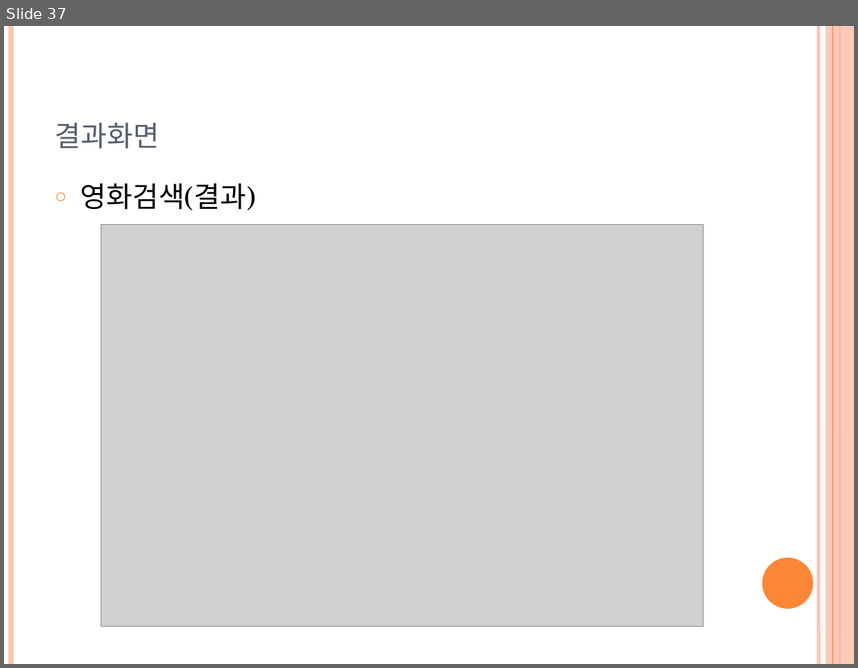
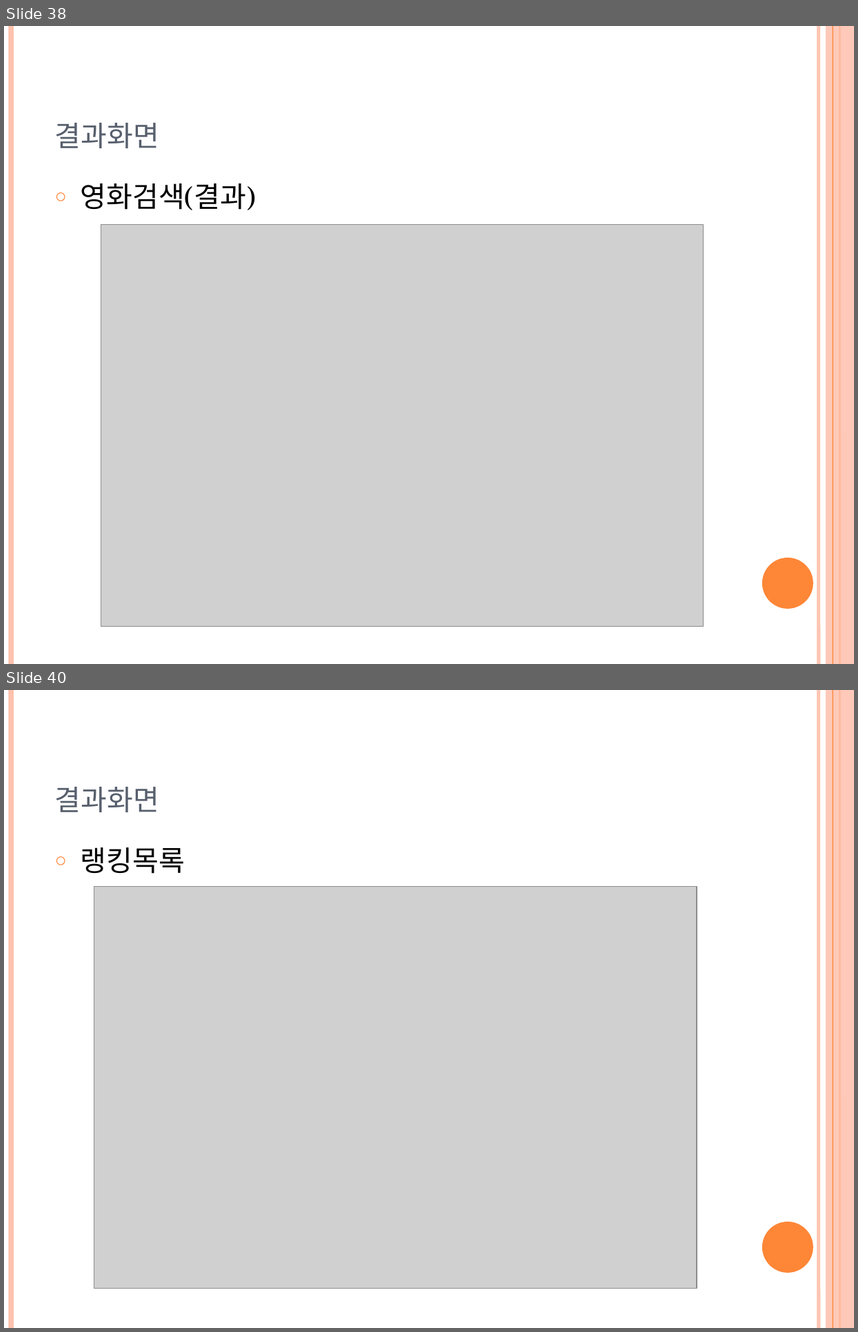
Before and after one commit to YJMovie/TeamProject, a slide deck: 영화소개 프로젝트.pptx. Shown one above the other, each under a label of ours: slide 37 before the commit, slides 38 and 40 after it; the slides between them are not shown. The pictures are 858x668 and 858x1332 pixels, drawn with LibreOffice and Linux fonts; fonts in the diff are those of the drawing; grey boxes stand for pictures. Boxes give left, top, right and bottom in pixels: in the first picture for what was removed or moved away, otherwise in the second. Text is boxed around its words. In the diff, an @@ line names an element or a change of style, - is before the commit and + after.

```diff
--- a/영화소개 프로젝트.pptx
+++ b/영화소개 프로젝트.pptx
@@ slide 40 added at <box>4,690,854,1328</box>, background #FFFFFF; not listed: 6 template elements that a slide beside it also shows @@
@@ title added at <box>55,787,159,812</box>, 30 pt, text #575F6D, small capitals @@
+결과화면
@@ text added at <box>81,847,185,874</box>, 24 pt, text #000000 @@
+○ 랭킹목록
@@ picture added at <box>94,887,697,1288</box> @@
@@ what was slide 37 is now slide 38 @@
```
Also in this commit, not shown: 10 slides changed, 4 other slides added, 1 slide removed, 1 other file.
